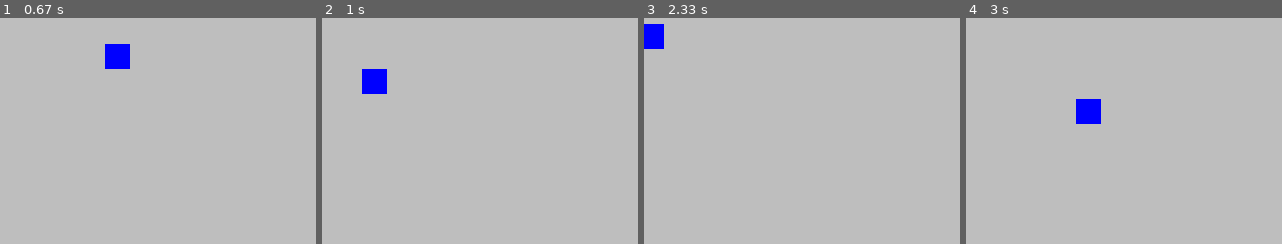
Above: before the commit, frames 1-4 (left to right).
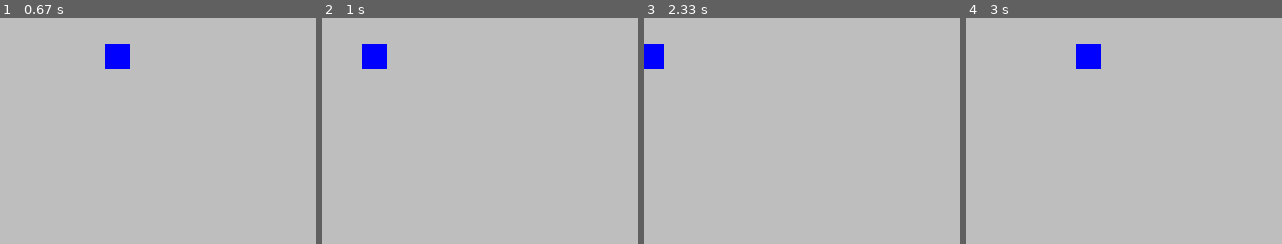
Above: after the commit, the same moments.

Repository: ConnorJ-Github/Pygame-Sprites-Demo
Game: pygame game, started from main.py
Same seed, same stepped clock (60 frames per second), same inputs: the game is played once before the commit and once after it.
Inputs:
- Up to frame 1 (0.67 s): hold A from 0.33 s (still down)
- Up to frame 2 (1 s): release A at 0.87 s; hold S from 0.9 s (still down)
- Up to frame 3 (2.33 s): release S at 1.2 s; hold A 1.23-1.63 s; hold W 1.67-2.03 s; hold D from 2.07 s (still down)
- Up to frame 4 (3 s): release D at 2.7 s; hold S from 2.73 s (still down)

Frame 1 is identical in both runs. In frame 2, 1.8% of the frame differs, in the area x 12-21%, y 11-34%; in frame 3, 1.1%; in frame 4, 1.8%.

Commit message:
Removing Vertical movement

Diff:
--- a/world.py
+++ b/world.py
@@ -22,7 +22,3 @@
             self.character.x -= self.x_speed
         if key[pygame.K_d] == True:
             self.character.x += self.x_speed
-        if key[pygame.K_w] == True:
-            self.character.y -= self.y_speed
-        if key[pygame.K_s] == True:
-            self.character.y += self.y_speed
